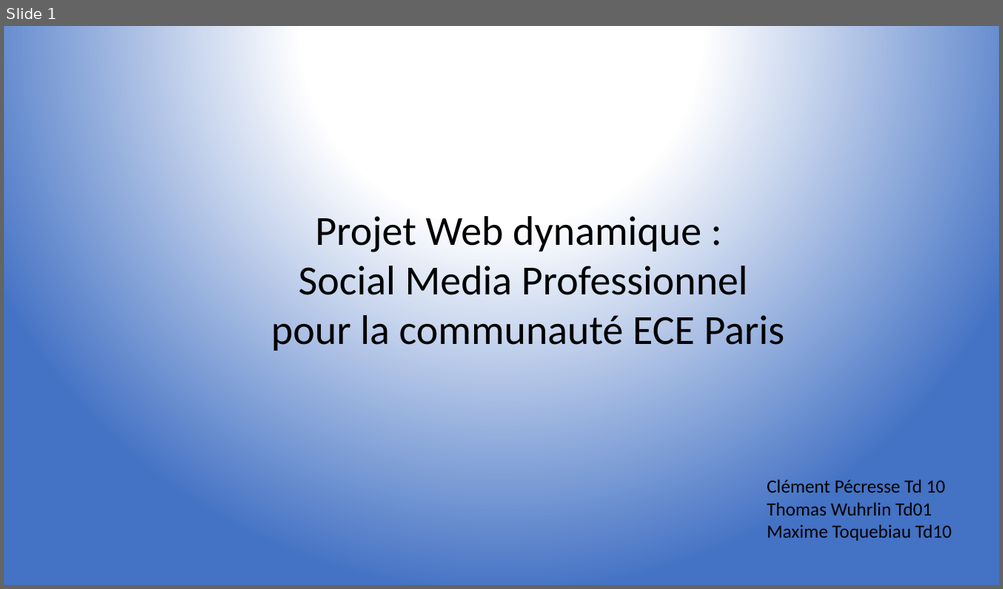
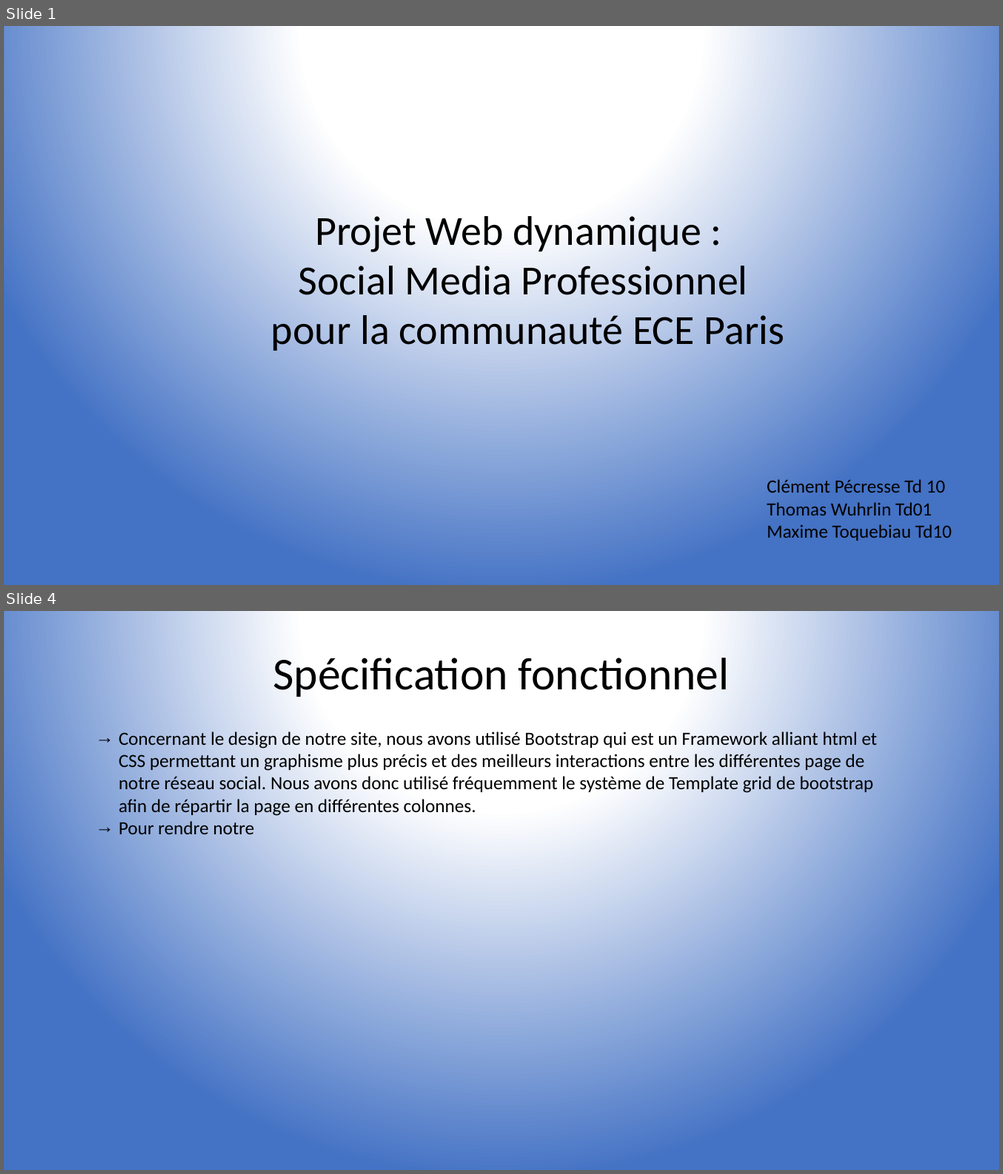
Before and after one commit to Maxtoq/ECELink, a slide deck: Présentation_finale.pptx. Shown one above the other, each under a label of ours: slide 1 before the commit, slides 1 and 4 after it; the slides between them are not shown. The pictures are 1003x589 and 1003x1174 pixels, drawn with LibreOffice and Linux fonts; fonts in the diff are those of the drawing. Boxes give left, top, right and bottom in pixels: in the first picture for what was removed or moved away, otherwise in the second. Text is boxed around its words. In the diff, an @@ line names an element or a change of style, - is before the commit and + after.

```diff
--- a/Présentation_finale.pptx
+++ b/Présentation_finale.pptx
@@ slide 4 added at [4, 611, 999, 1170], background gradient #FFFFFF to #4472C4 @@
@@ title added at [273, 658, 728, 697], 44 pt, text #000000 @@
+Spécification fonctionnel
@@ text added at [119, 732, 877, 834], 18 pt, text #000000 @@
+→ Concernant le design de notre site, nous avons utilisé Bootstrap qui est un Framework alliant html et CSS permettant un graphisme plus précis et des meilleurs interactions entre les différentes page de notre réseau social. Nous avons donc utilisé fréquemment le système de Template grid de bootstrap afin de répartir la page en différentes colonnes.
+→ Pour rendre notre
```
Also in this commit, not shown: 4 other slides added.
